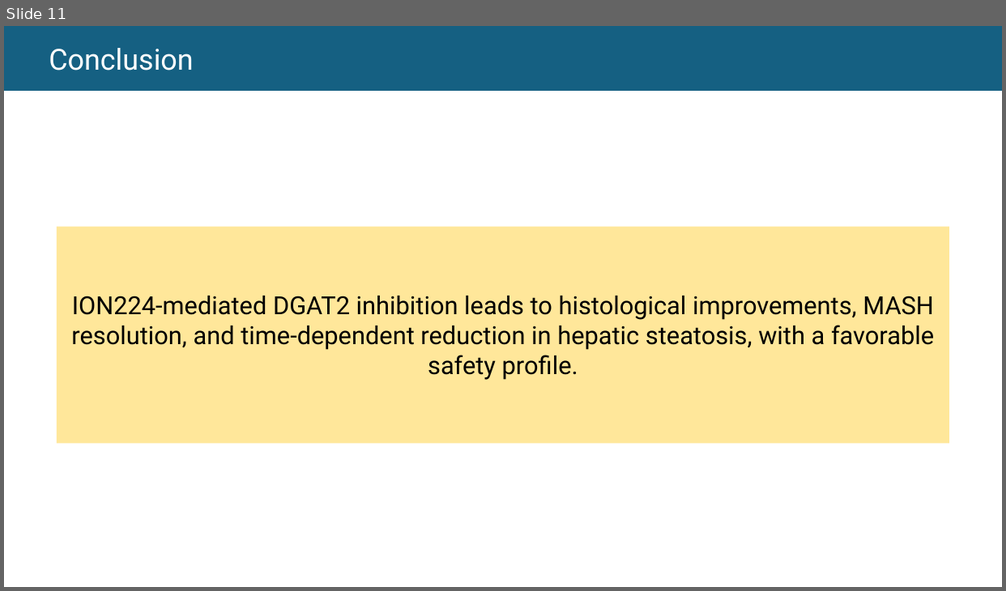
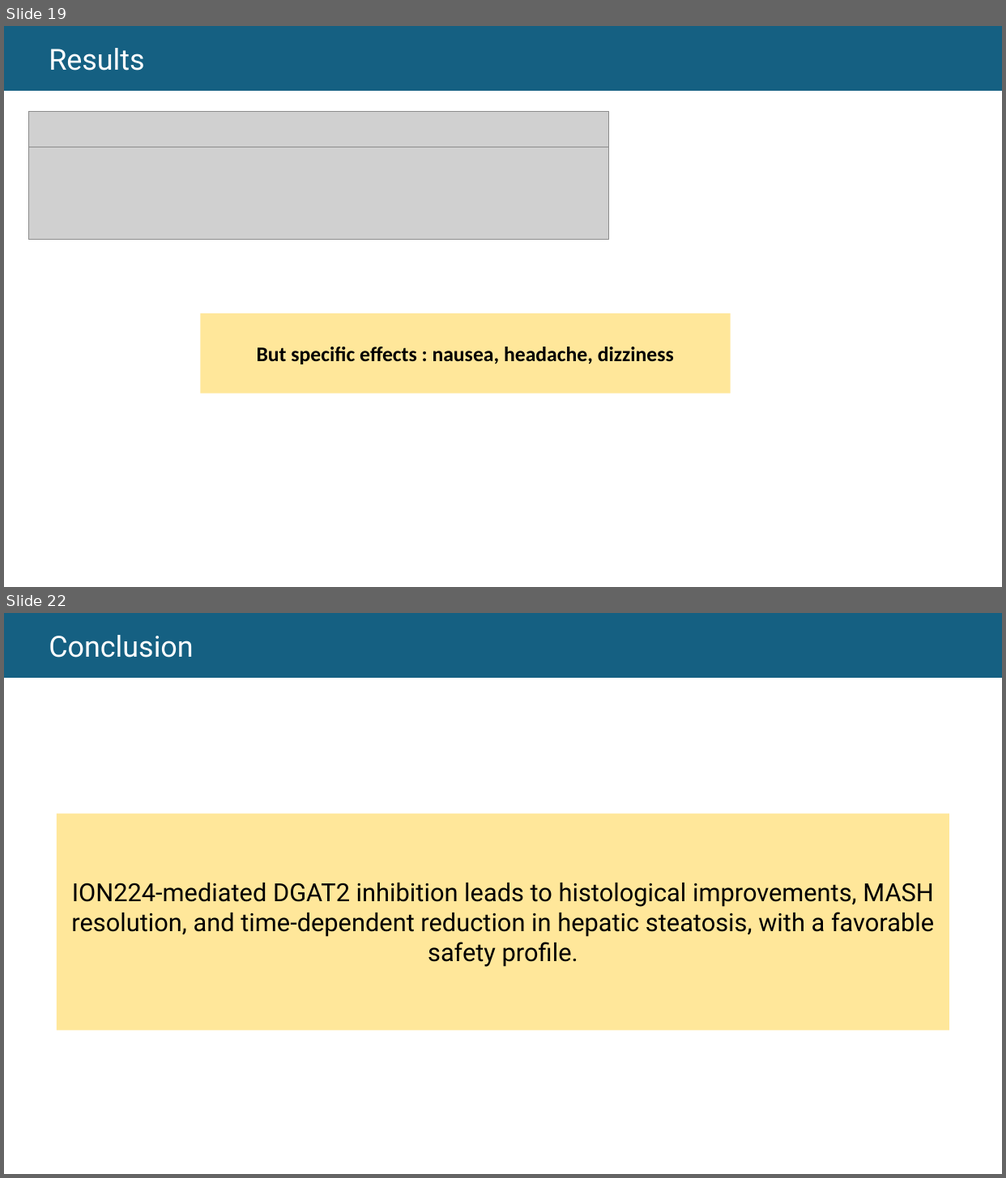
Before and after one commit to thomashusson29/M2biostatistiques, a slide deck: S1/devoirEO/Oral M2.pptx. Shown one above the other, each under a label of ours: slide 11 before the commit, slides 19 and 22 after it; the slides between them are not shown. The pictures are 1006x591 and 1006x1178 pixels, drawn with LibreOffice and Linux fonts; fonts in the diff are those of the drawing; grey boxes stand for pictures. Boxes give left, top, right and bottom in pixels: in the first picture for what was removed or moved away, otherwise in the second. Text is boxed around its words. In the diff, an @@ line names an element or a change of style, - is before the commit and + after.

```diff
--- a/S1/devoirEO/Oral M2.pptx
+++ b/S1/devoirEO/Oral M2.pptx
@@ slide 19 added at (x1=4, y1=26, x2=1002, y2=587), background #FFFFFF @@
@@ rectangle added at (x1=4, y1=26, x2=1002, y2=90), fill #156082, 28 pt, text #FFFFFF @@
+  Results
@@ picture added at (x1=28, y1=112, x2=609, y2=148) @@
@@ picture added at (x1=28, y1=148, x2=609, y2=239) @@
@@ rectangle added at (x1=200, y1=314, x2=731, y2=394), fill #FFE79A, 20 pt, text #000000, bold @@
+But specific effects : nausea, headache, dizziness
@@ what was slide 11 is now slide 22 @@
```
Also in this commit, not shown: 3 slides changed, 17 other slides added, 7 slides removed, 31 other files.
